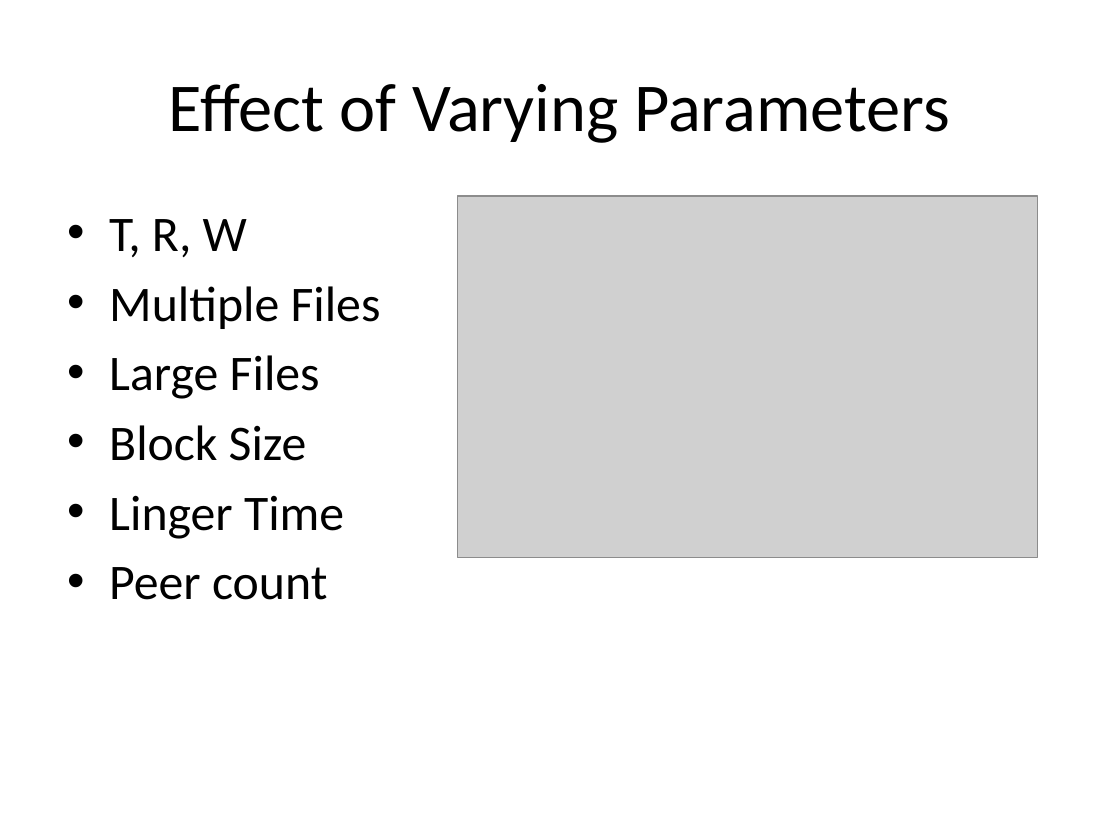
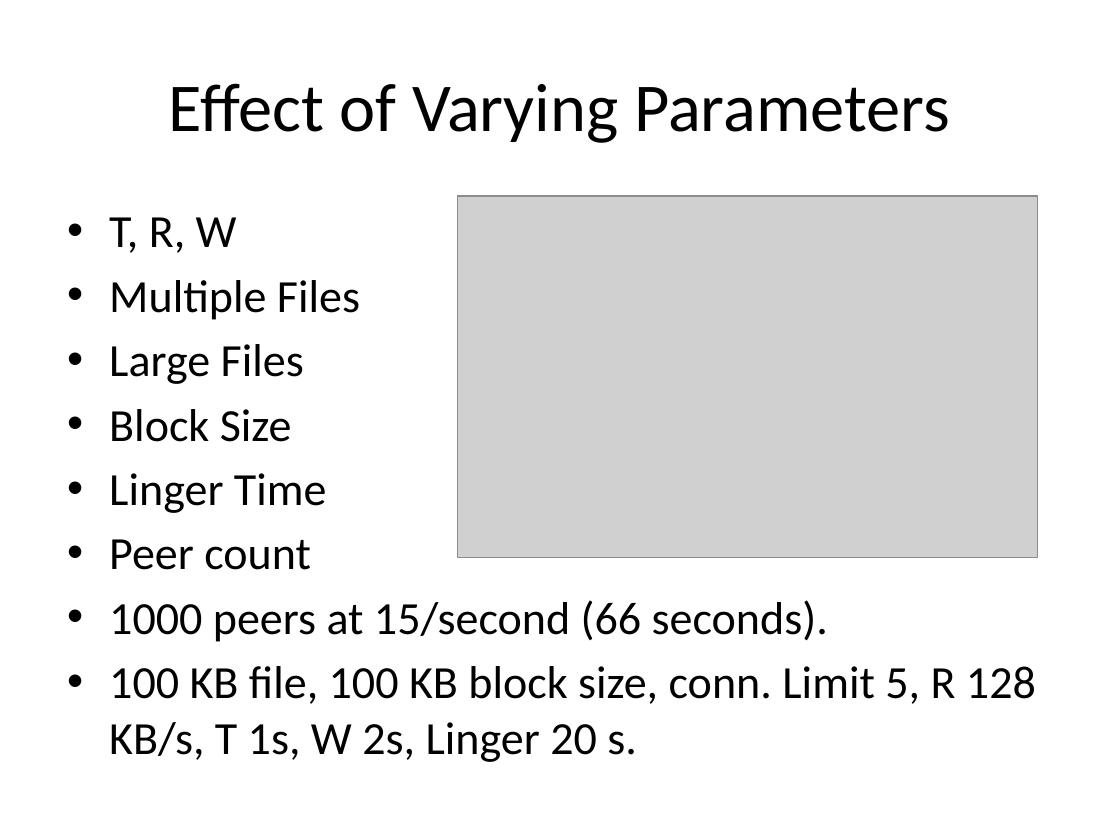
Before and after one commit to rdp/p2pwebclient, a slide deck: slide 23 of thesis_presentation/How to Make the Internet Faster.pptx (slide 22 before the commit). Drawn at 1120x840 pixels with LibreOffice and Linux fonts; fonts in the diff are those of the drawing; grey boxes stand for pictures. Boxes give left, top, right and bottom in pixels: in the first picture for what was removed or moved away, otherwise in the second. Text is boxed around its words. In the diff, an @@ line names an element or a change of style, - is before the commit and + after.

```diff
--- a/thesis_presentation/How to Make the Internet Faster.pptx
+++ b/thesis_presentation/How to Make the Internet Faster.pptx
@@ text at box(109, 217, 360, 570): size 32 to 29.6 pt in "T, R, W", "Multiple Files", "Large Files", "Block Size" and 2 more places @@
@@ text at box(109, 600, 1036, 762): paragraphs added @@
+• 1000 peers at 15/second (66 seconds).
+• 100 KB file, 100 KB block size, conn. Limit 5, R 128 KB/s, T 1s, W 2s, Linger 20 s.
```
Also in this commit, not shown: 17 other slides changed, 9 slides added, 1 slide removed, 2 other files.
